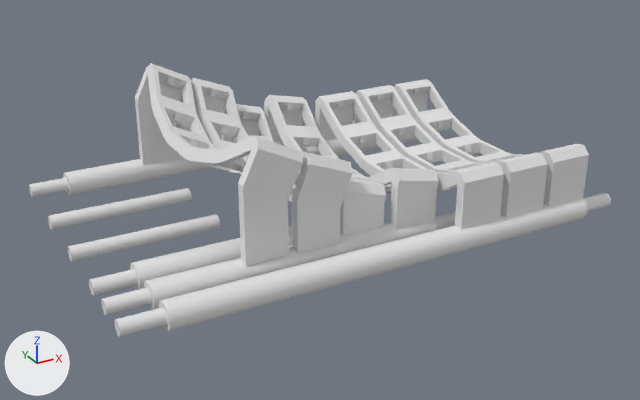
Renders of the Blender file models/blender/cuivienen.blend from each side of a commit.
Both versions are drawn from a 50 mm lens placed at (-173.0, -302.0, 150.0), pointed at (-15.0, -14.0, 7.0). The lights are fixed; the arrows at lower left show +X, +Y and +Z.

The older version as bpy lines, for what is in view:
```python
ob_bolt3 = bpy.data.objects.new('bolt3', me_cylinder_016)
ob_bolt3.location = (-70.0, -38.0, 5.0)
ob_bolt3.rotation_euler = (1.571, 0.0, 1.571)  # degrees (90, 0, 90)
ob_bolt3.scale = (1.38, 1.38, 1.32)
ob_bolthole2 = bpy.data.objects.new('boltHole2', me_cylinder_011)
ob_bolthole2.location = (-49.1, -52.5, 5.0)
ob_bolthole2.rotation_euler = (1.571, 0.0, 1.571)  # degrees (90, 0, 90)
ob_bolthole3 = bpy.data.objects.new('boltHole3', me_cylinder_003)
ob_bolthole3.location = (-70.5, -38.0, 5.0)
ob_bolthole3.rotation_euler = (1.571, 0.0, 1.571)  # degrees (90, 0, 90)
ob_col1 = bpy.data.objects.new('col1', me_cube_038)
ob_col1.location = (-25.0, 0.0, 103.0)
ob_col1.rotation_euler = (0.0, 0.454, 0.0)  # degrees (0, 26, 0)
ob_col2_1 = bpy.data.objects.new('col2', me_cube_033)
ob_col2_1.location = (-11.0, 0.0, 97.0)
ob_col2_1.rotation_euler = (0.0, 0.367, 0.0)  # degrees (0, 21, 0)
# also in view: 'col4' at (2.0, 0.0, 18.0); 'boltHole5' at (-12.0, 56.0, 5.0); 'bolt4' at (-87.0, -10.0, 5.0); 'col6' at (44.0, -13.0, 20.0); 'bolt1' at (-13.0, -67.0, 5.0)
```
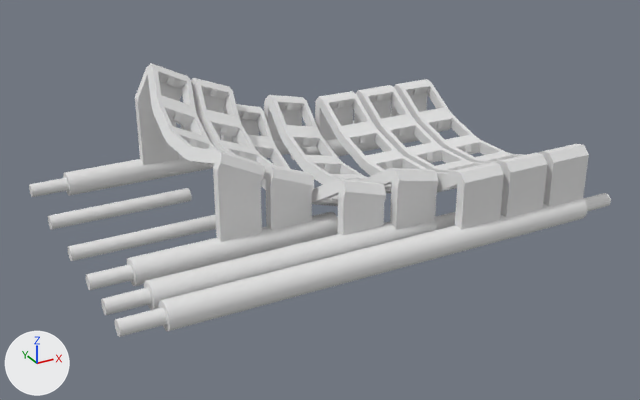
Edits to the bpy script that builds the scene:
```text
Change me_cube_033:
    used by ob_col2_1; location = (-11.0, 0.0, 97.0); rotation_euler = (0.0, 0.367, 0.0), in degrees (0, 21, 0)
    remove me_cube_033.from_pydata(...)  # 185 vertices, 154 faces; spans x -9.0..14.2, y -56.0..0.0, z -95.9..-60.0
    add me_cube_033.from_pydata(...)  # 298 vertices, 258 faces; spans x -9.0..14.2, y -36.0..56.0, z -95.9..-60.0
    me_cube_033 part 1: 177 vertices added at x -9.0..14.2, y 6.0..56.0, z -95.9..-60.0
    me_cube_033 part 2: 8 vertices moved from x -9.0..9.0, y -38.3..-33.9, z -74.5..-69.2 to x -9.0..9.0, y -36.0..-32.0, z -92.2..-72.0; 77 vertices removed from x -9.0..14.2, y -56.0..-33.9, z -95.9..-60.0; 13 vertices added at x -9.0..13.3, y -36.0..-32.0, z -95.2..-72.0
Add me_cube_014:
    me_cube_014.from_pydata(...)  # 298 vertices, 258 faces; spans x -9.0..18.8, y -36.0..56.0, z -103.6..-60.0
Change ob_col2_1:
    remove _m = ob_col2_1.modifiers.new('Mirror', 'MIRROR')
    remove _m.use_axis = (False, True, False)
Change ob_col1:
    ob_col1: bpy.data.objects.new('col1', me_cube_038) -> bpy.data.objects.new('col1', me_cube_014)
    remove _m = ob_col1.modifiers.new('Mirror', 'MIRROR')
    remove _m.use_axis = (False, True, False)
Change ob_bolthole3:
    ob_bolthole3.location: (-70.5, -38.0, 5.0) -> (-70.5, -34.0, 5.0)
Change ob_bolt3:
    ob_bolt3.location: (-70.0, -38.0, 5.0) -> (-70.0, -34.0, 5.0)
```

Pixel boxes (x1, y1, x2, y2) of what changed, in the pictures (640 x 400 px):
'col1', reshaped, modifiers changed (23% narrower, 12% shorter)
    before: (135, 63, 303, 266)
    after: (135, 63, 264, 242)
'col2', reshaped, modifiers changed (22% narrower, 13% shorter)
    before: (181, 78, 352, 253)
    after: (181, 78, 314, 230)
'boltHole3', moved
    before: (130, 226, 293, 290)
    after: (127, 212, 338, 286)
'bolt3', moved
    before: (89, 269, 138, 295)
    after: (86, 216, 338, 290)
part 1 of me_cube_033, added
    after: (181, 78, 269, 164)
part 2 of me_cube_033, cut back
    before: (292, 151, 352, 253)
    after: (265, 165, 314, 230)
